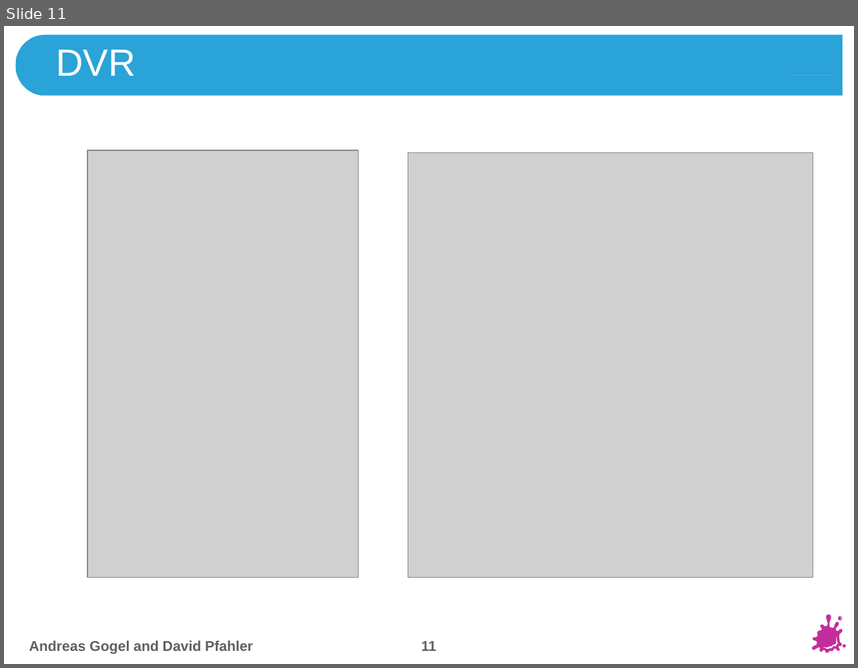
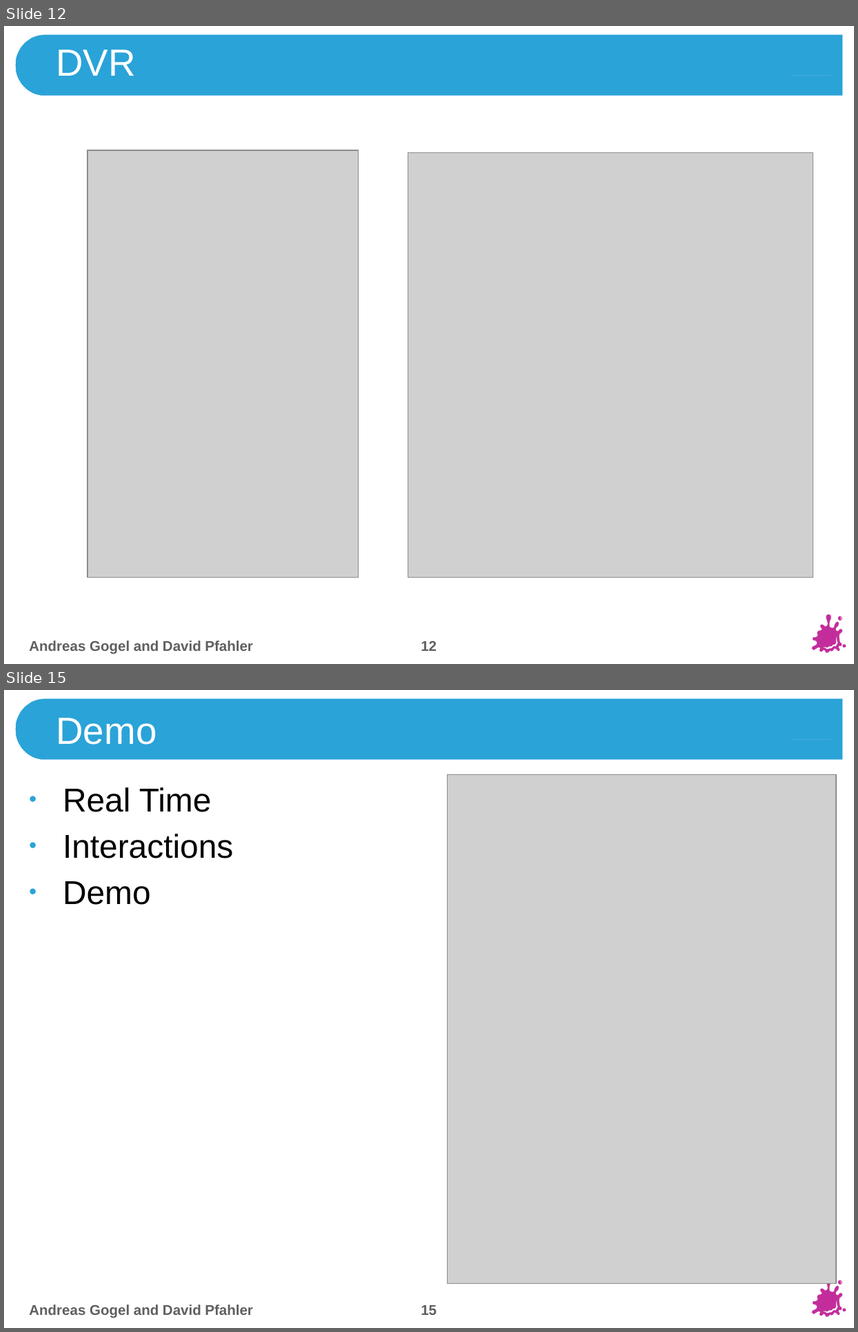
Before and after one commit to theShmoo/medvis2, a slide deck: Slides/MedVis2.pptx. Shown one above the other, each under a label of ours: slide 11 before the commit, slides 12 and 15 after it; the slides between them are not shown. The pictures are 858x668 and 858x1332 pixels, drawn with LibreOffice and Linux fonts; fonts in the diff are those of the drawing; grey boxes stand for pictures; background and template pictures are left out. Boxes give left, top, right and bottom in pixels: in the first picture for what was removed or moved away, otherwise in the second. Text is boxed around its words. In the diff, an @@ line names an element or a change of style, - is before the commit and + after.

```diff
--- a/Slides/MedVis2.pptx
+++ b/Slides/MedVis2.pptx
@@ slide 15 added at (x1=4, y1=690, x2=854, y2=1328), background #FFFFFF; not listed: 10 template elements that a slide beside it also shows @@
@@ title added at (x1=56, y1=718, x2=156, y2=745), 32 pt, text #FFFFFF @@
+Demo
@@ text added at (x1=63, y1=787, x2=233, y2=905), 28 pt, text #000000 @@
+• Real Time
+• Interactions
+• Demo
@@ picture added at (x1=447, y1=774, x2=836, y2=1283) @@
@@ text added at (x1=29, y1=1304, x2=252, y2=1318), 12 pt, text #5F5F5F, bold @@
+Andreas Gogel and David Pfahler
@@ page number added at (x1=421, y1=1305, x2=437, y2=1314), 12 pt, text #5F5F5F, bold @@
+15
@@ what was slide 11 is now slide 12 @@
@@ page number at (x1=421, y1=640, x2=437, y2=650): text changed @@
-11
+12
```
Also in this commit, not shown: 8 slides changed, 1 other slide added, 10 other files.
